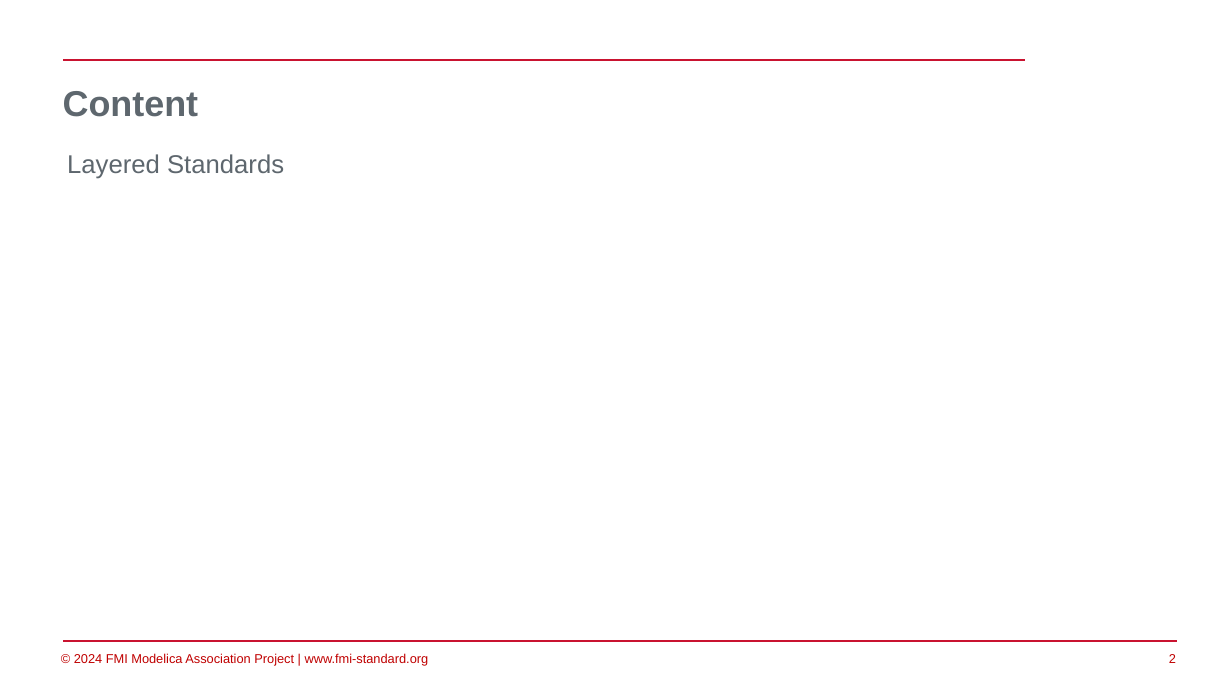
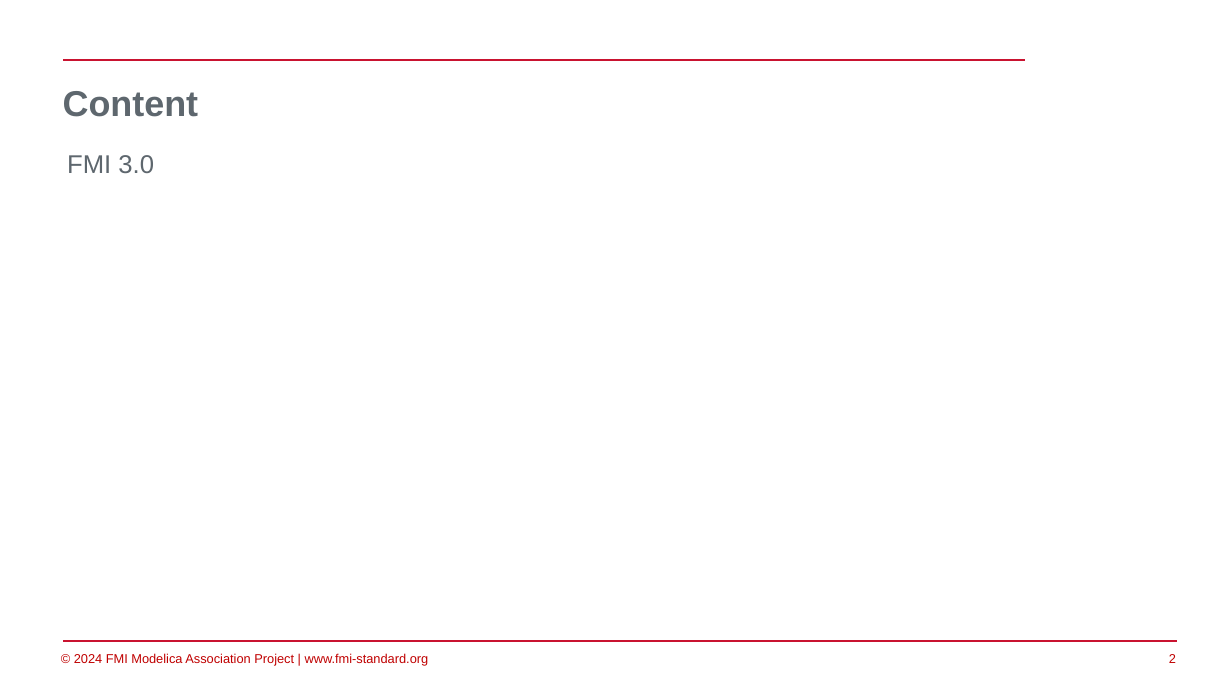
Before and after one commit to modelica/fmi-beginners-tutorial-2025, a slide deck: slide 2 of part4/FMI-overall.pptx. Drawn at 1232x693 pixels with LibreOffice and Linux fonts; fonts in the diff are those of the drawing; background and template pictures are left out. Boxes give left, top, right and bottom in pixels: in the first picture for what was removed or moved away, otherwise in the second. Text is boxed around its words. In the diff, an @@ line names an element or a change of style, - is before the commit and + after.

```diff
--- a/part4/FMI-overall.pptx
+++ b/part4/FMI-overall.pptx
@@ text at (67,155,154,173): text changed @@
-Layered Standards
+FMI 3.0
```
Also in this commit, not shown: 2 other slides changed, 5 slides added, 2 slides removed.
